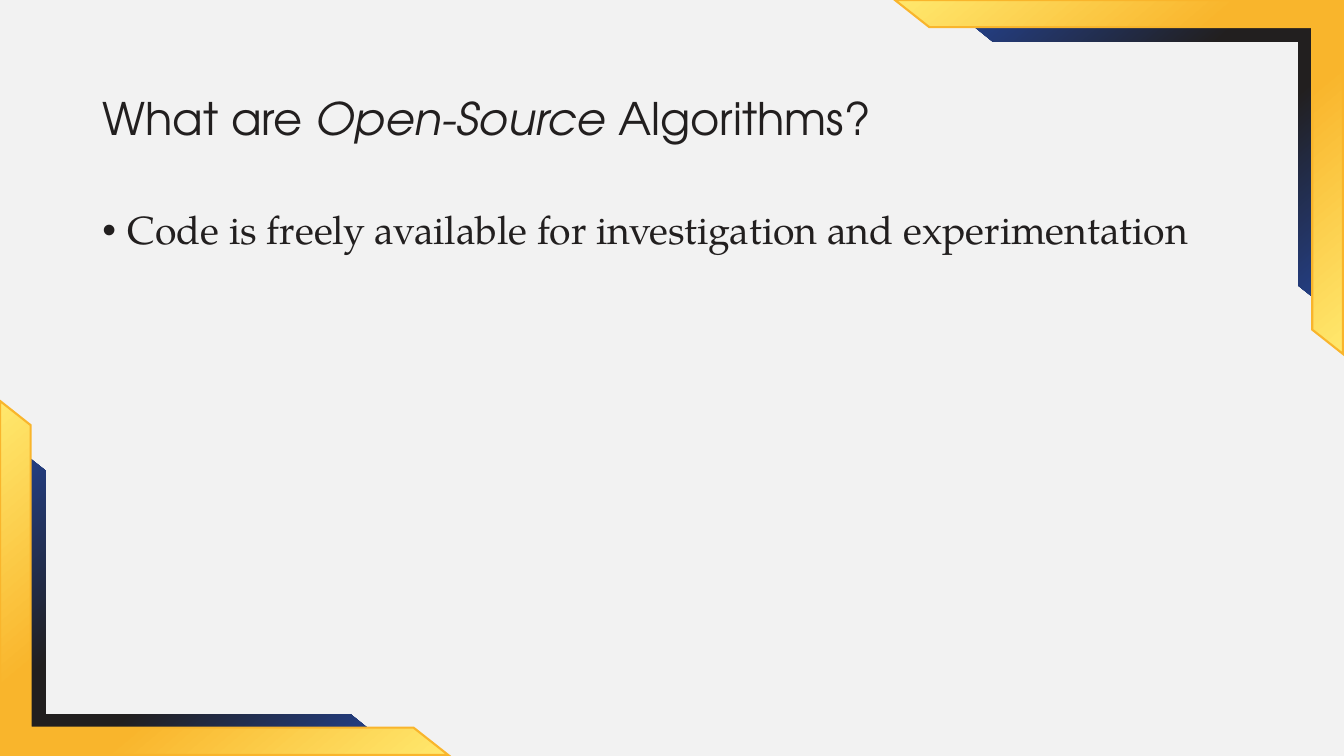
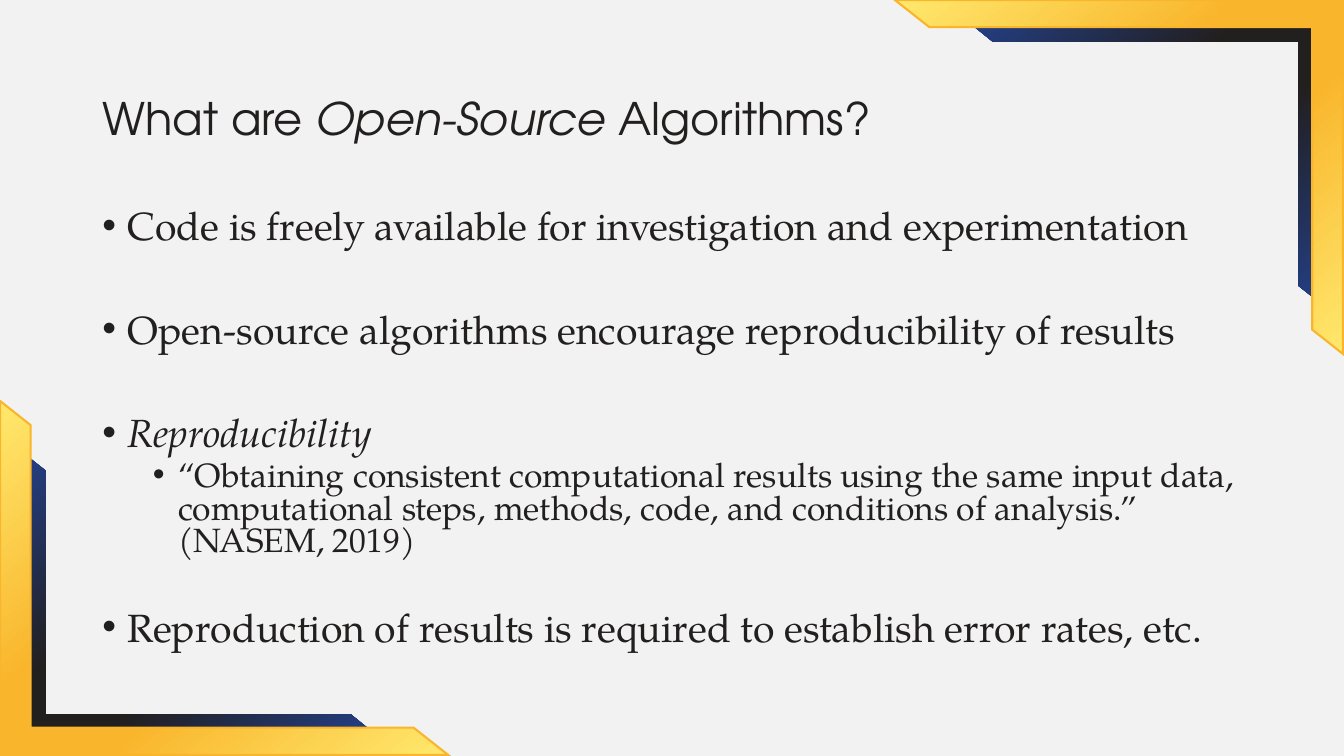
Before and after one commit to jzemmels/aafs22_slides, a slide deck: slide 5 of slides/AAFS 2022 Presenter PP Theme 1.pptx. Drawn at 1344x756 pixels with LibreOffice and Linux fonts; fonts in the diff are those of the drawing; background and template pictures are left out. Boxes give left, top, right and bottom in pixels: in the first picture for what was removed or moved away, otherwise in the second. Text is boxed around its words. In the diff, an @@ line names an element or a change of style, - is before the commit and + after.

```diff
--- a/slides/AAFS 2022 Presenter PP Theme 1.pptx
+++ b/slides/AAFS 2022 Presenter PP Theme 1.pptx
@@ text at [128,211,1188,251]: line spacing 0.9 to 0.8 @@
@@ text at [128,315,1235,653]: paragraphs added @@
+• Open-source algorithms encourage reproducibility of results
+• Reproducibility
+  • “Obtaining consistent computational results using the same input data, computational steps, methods, code, and conditions of analysis.” (NASEM, 2019)
+• Reproduction of results is required to establish error rates, etc.
```
Also in this commit, not shown: 5 other slides changed, 2 slides added, 2 slides removed.
